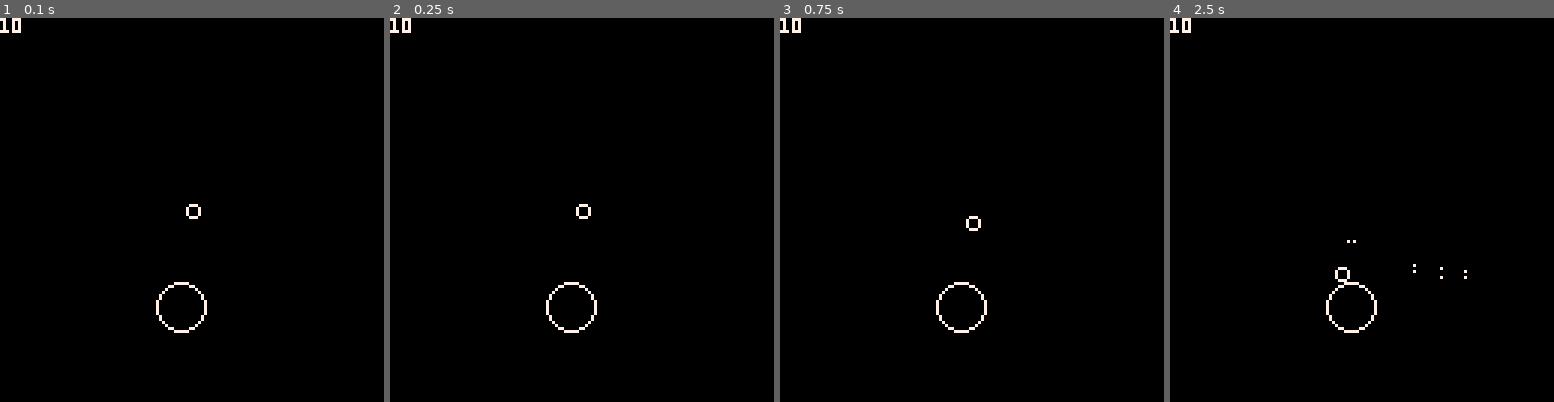
Above: before the commit, frames 1-4 (left to right).
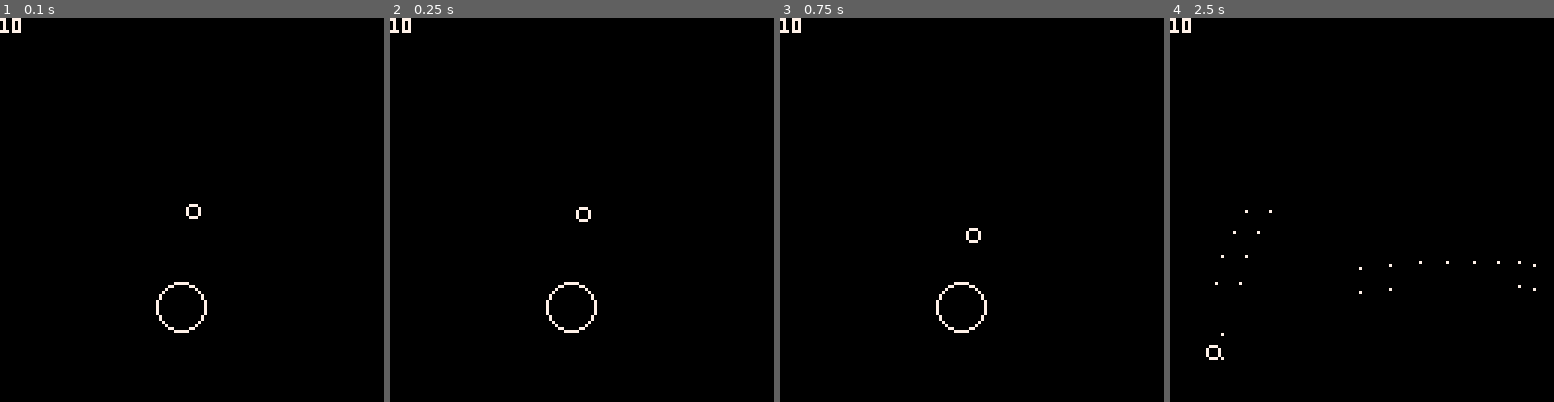
Above: after the commit, the same moments.

Repository: GraulierBrice/LudumDare48
Game: PICO-8 cartridge ludum-dare-48.p8
Two runs of this game, one before a commit and one after it. Both use one fixed random seed, a clock stepped at 60 frames per second and the inputs below.
Inputs:
- Up to frame 1 (0.1 s): no input
- Up to frame 2 (0.25 s): no input
- Up to frame 3 (0.75 s): tap X (X key) at 0.33 s
- Up to frame 4 (2.5 s): tap X (X key) at 1.07, 1.85 s; hold Right 1.6-2.1 s; hold Up 2.15-2.42 s; hold Right from 2.47 s (still down)

Frame 1 is identical in both runs. In frame 2, 0.1% of the frame differs, in the area x 48-53%, y 48-54%; in frame 3, 0.1%; in frame 4, 0.6%, in the area x 9-96%, y 50-90%.

Commit message:
tweak des valeurs du tir

Diff:
--- a/ludum-dare-48.p8
+++ b/ludum-dare-48.p8
@@ -5,7 +5,7 @@
 function _init()
 	physics_start(1/30)
     rigidbody(60, 96, 8, 0, 0.5, 0.5, nil, 10)
-	init_bullets(128)
+	init_bullets(256)
 	spawn_player()
 end
 
@@ -28,33 +28,47 @@
 --player
 
 function spawn_player()
-	player=rigidbody(64, 64, 2, 0, 0, 0.4, nil, 10)
+	player=rigidbody(64, 64, 2, 0.5, 4, 0.4, nil, 10)
 	player.firerate=0.20
 	player.nextshoot=0
 	player.knockback=0.30
 	player.flag=0
 	player.shoot=machine_gun
 	player.switch=2
+	player.weapons={
+		shot_gun={
+			func=shot_gun,
+			knockback=-128,
+			firerate=0.25
+		},
+		machine_gun={
+			func=machine_gun,
+			knockback=-32,
+			firerate=0.05
+		}
+	}
+	player.weapon=player.weapons.machine_gun
 end
 
 function update_player()
-	player.acc.y=16
+	player.acc.y=64
 	if time()>player.nextshoot then
 		if btn(0) or btn(1) or btn(2) or btn(3) then
-			local dir = nil
-			if btn(0) 	  then dir = vector(-player.knockback,0)
-			elseif btn(1) then dir = vector(player.knockback,0)
-			elseif btn(2) then dir = vector(0,-player.knockback)
-			elseif btn(3) then dir = vector(0,player.knockback) end
-			local b = player.shoot(dir)
-			player.nextshoot = time() + player.firerate
-			player.vel = vec_add(player.vel, vec_mul(vector(-32,-32), dir))
+			local dir = vector(0,0)
+			if btn(0) 	  then dir = vec_add(dir, vector(-1,0))
+			elseif btn(1) then dir = vec_add(dir, vector(1,0))
+			elseif btn(2) then dir = vec_add(dir, vector(0,-1))
+			elseif btn(3) then dir = vec_add(dir, vector(0,1)) end
+			player.weapon.func(dir)
+			player.nextshoot = time() + player.weapon.firerate
+			dir = vec_mul(dir, vector(player.weapon.knockback, player.weapon.knockback))
+			player.vel = vec_add(player.vel, dir)
 		end
 	end
 	if time()>player.switch and btn(5) then
 		player.firerate=1-player.firerate
 		player.knockback=1-player.knockback
-		player.shoot = (player.shoot==machine_gun) and shot_gun or machine_gun
+		player.weapon = (player.weapon==player.weapons.machine_gun) and player.weapons.shot_gun or player.weapons.machine_gun
 		player.switch = time() + 1
 	end
 end
@@ -135,18 +149,17 @@
 end
 
 function machine_gun(dir)
-	local bspeed=vector(128,128)
-	local b1=bullet_straight(vec_add(player.pos, vector(player.radius*2*dir.y,player.radius*2*dir.x)), vec_mul(dir, bspeed), 7, 0, 3)
-	local b2=bullet_straight(vec_add(player.pos, vector(-player.radius*2*dir.y,-player.radius*2*dir.x)), vec_mul(dir, bspeed), 7, 0, 3)
+	local bspeed=vector(64,64)
+	bullet_straight(vec_add(player.pos, vector(player.radius*2*dir.y,player.radius*2*dir.x)), vec_mul(dir, bspeed), 7, 0, 3)
+	bullet_straight(vec_add(player.pos, vector(-player.radius*2*dir.y,-player.radius*2*dir.x)), vec_mul(dir, bspeed), 7, 0, 3)
 end
 
 function shot_gun(dir)
 	local bspeed=vector(128,128)
-	local b1=bullet_straight(vec_add(player.pos, vec_mul(dir, vector(player.radius,player.radius))), vec_mul(vec_norm(dir), bspeed), 7, 0, 12)
-	local b2=bullet_straight(vec_add(player.pos, vec_mul(dir, vector(player.radius,player.radius))), vec_mul(vec_norm(vec_add(dir, vector(0.66*dir.y,0.66*dir.x))),bspeed), 7, 0, 12)
-	local b3=bullet_straight(vec_add(player.pos, vec_mul(dir, vector(player.radius,player.radius))), vec_mul(vec_norm(vec_add(dir, vector(-0.66*dir.y,-0.66*dir.x))),bspeed), 7, 0, 12)
-	local b4=bullet_straight(vec_add(player.pos, vec_mul(dir, vector(player.radius,player.radius))), vec_mul(vec_norm(vec_add(dir, vector(0.33*dir.y,0.33*dir.x))),bspeed), 7, 0, 12)
-	local b5=bullet_straight(vec_add(player.pos, vec_mul(dir, vector(player.radius,player.radius))), vec_mul(vec_norm(vec_add(dir, vector(-0.33*dir.y,-0.33*dir.x))),bspeed), 7, 0, 12)
+	local n=8
+	for i=1,8 do
+		bullet_straight(vec_add(player.pos, vec_mul(dir, vector(player.radius,player.radius))), vec_mul(vec_norm(vec_add(dir, vector(((i-n/2)/n)*dir.y,((i-n/2)/n)*dir.x))),bspeed), 7, 0, 12)
+	end
 end
 
 -->8
